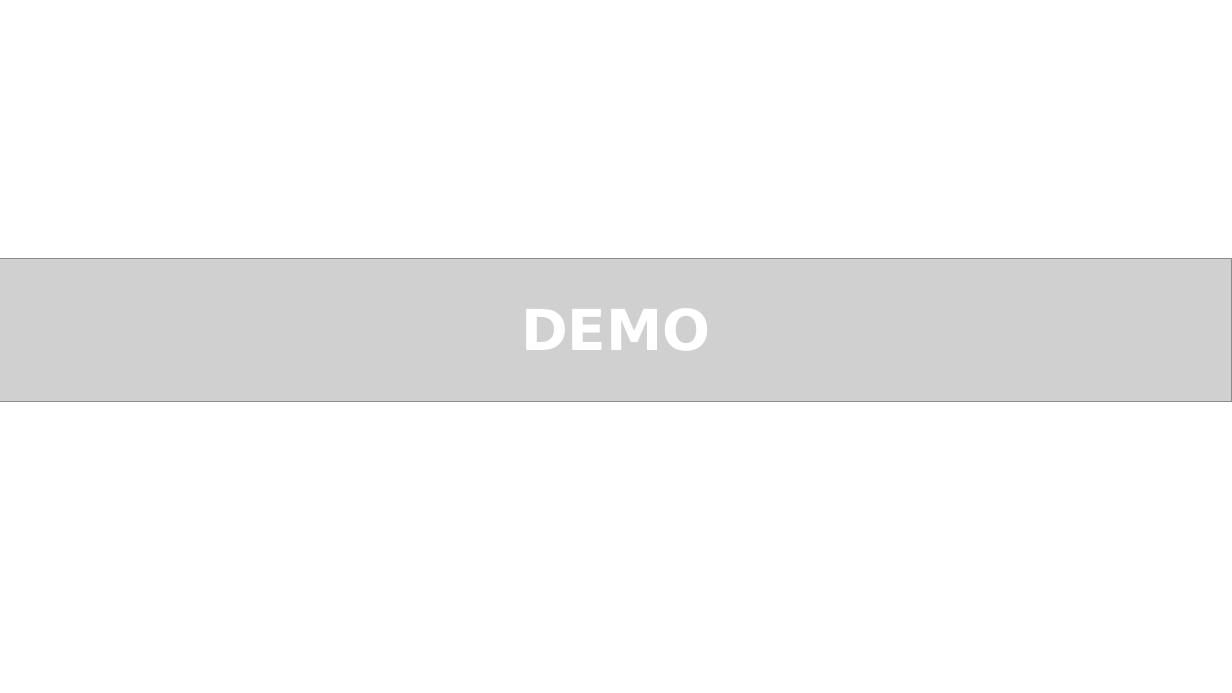
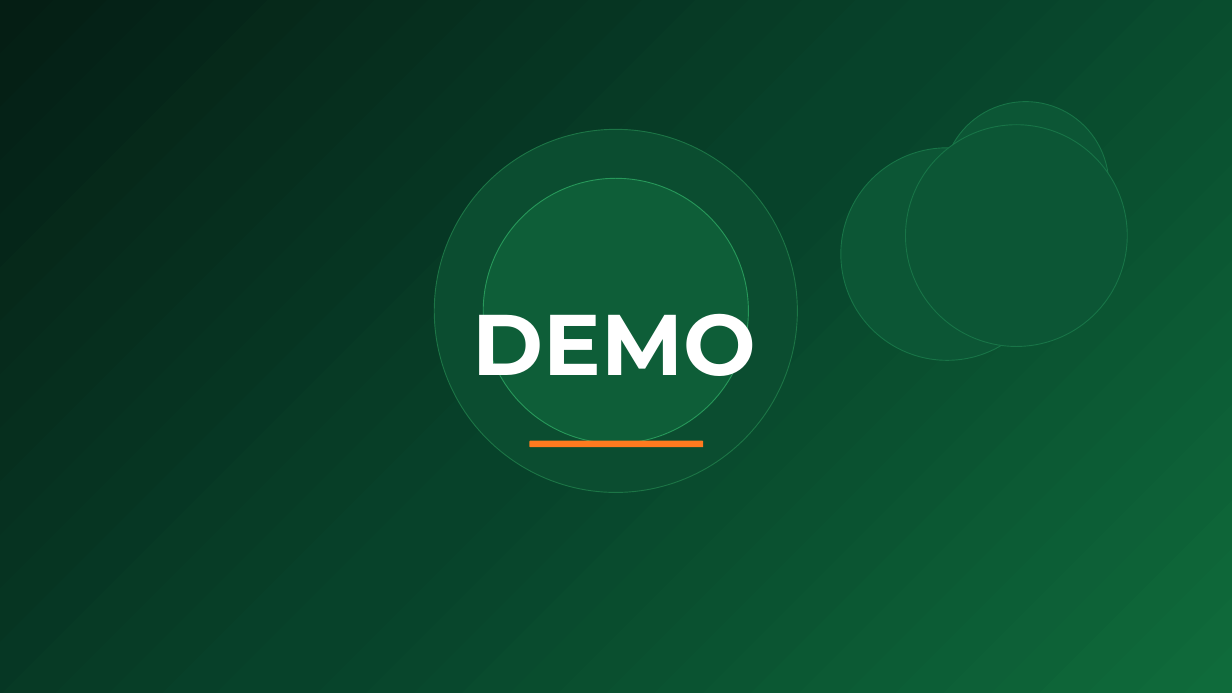
Before and after one commit to DTH235658-Phan-Thanh-Hoai/DoAnTriTueNhanTao, a slide deck: slide 25 of docs/presentation/DermaScan_AI/DermaScan_AI_ThuyetTrinh.pptx. Drawn at 1232x693 pixels with LibreOffice and Linux fonts; fonts in the diff are those of the drawing; grey boxes stand for pictures. Boxes give left, top, right and bottom in pixels: in the first picture for what was removed or moved away, otherwise in the second. Text is boxed around its words. In the diff, an @@ line names an element or a change of style, - is before the commit and + after.

Commit message:
docs: redesign DermaScan AI slides to match website theme

```diff
--- a/docs/presentation/DermaScan_AI/DermaScan_AI_ThuyetTrinh.pptx
+++ b/docs/presentation/DermaScan_AI/DermaScan_AI_ThuyetTrinh.pptx
@@ rectangle added at bbox=[0, 0, 1232, 693], fill gradient #051E14 to #07422A to #0F6B3B @@
@@ ellipse added at bbox=[943, 102, 1109, 268], fill #0C5635, outline #187447 0.7 pt @@
@@ ellipse added at bbox=[434, 129, 798, 493], fill #0B4D30, outline #1C7546 0.7 pt @@
@@ ellipse added at bbox=[841, 148, 1054, 360], fill #0C5635, outline #187447 0.7 pt @@
@@ ellipse added at bbox=[906, 125, 1128, 347], fill #0C5635, outline #187447 0.7 pt @@
@@ ellipse added at bbox=[483, 178, 749, 444], fill #0E5E38, outline #27985A 0.7 pt @@
@@ picture removed at bbox=[0, 259, 1232, 402] @@
@@ text "DEMO": place and size @@
-text "DEMO" at bbox=[521, 308, 711, 350]
+text "DEMO" at bbox=[473, 291, 756, 396]
@@ text "DEMO" at bbox=[473, 291, 756, 396]: size 44 to 67 pt, font DejaVu Sans to Montserrat; line spacing 1 to 1.12; more space between paragraphs @@
@@ rounded rectangle added at bbox=[530, 441, 703, 447], fill #FF7A1F @@
```
Also in this commit, not shown: 26 other slides changed, 1 slide added, 1 slide removed, 15 other files.
